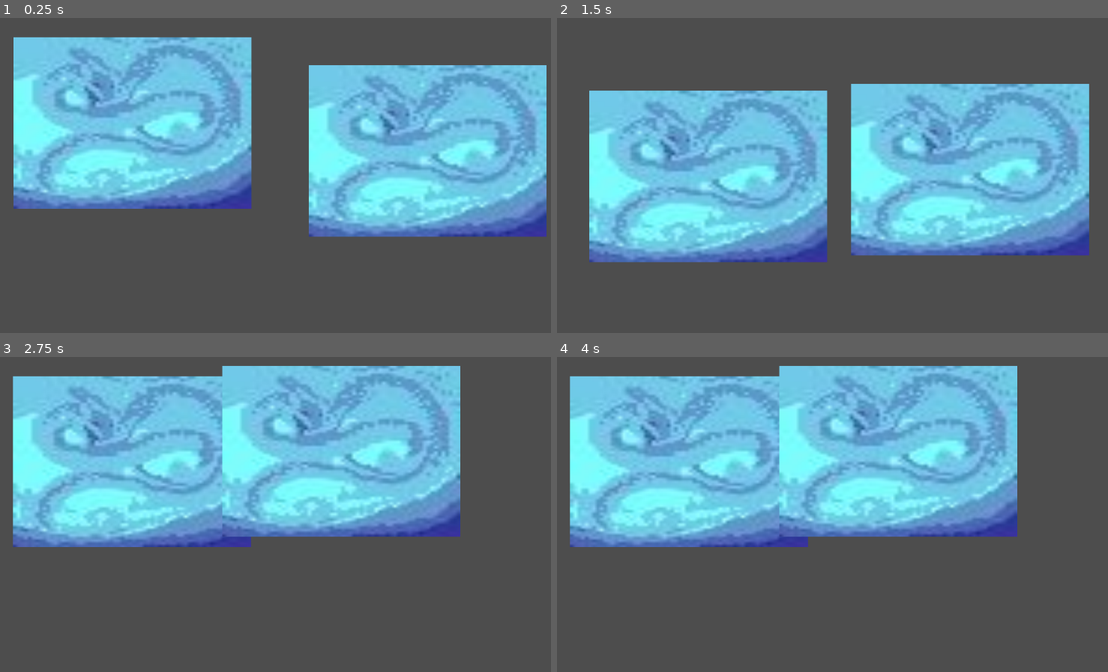
Above: before the commit, frames 1-4 (two rows, left to right).
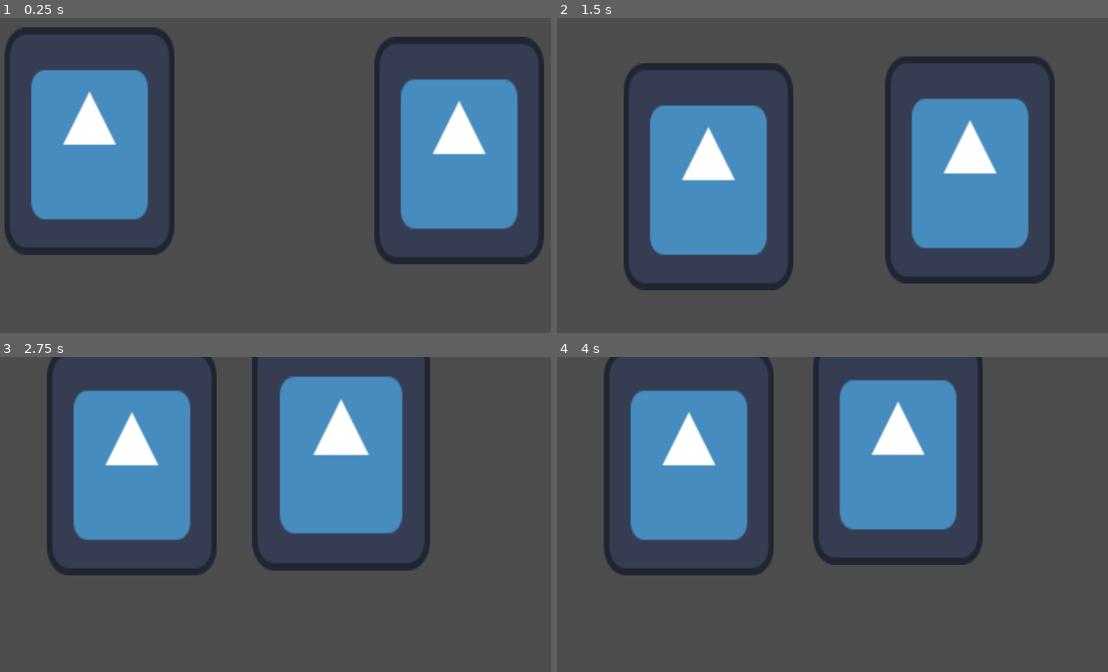
Above: after the commit, the same moments.

Repository: northryum/tutorial-jogo-de-cartas
Game: Godot game, scene res://Cenas/Main.tscn
The game is run twice, just before and just after one commit, with the same random seed, the same clock (stepped at 60 frames per second) and the same inputs. The engine's default icon, where the game draws it, is replaced by a stand-in: a white triangle on a blue panel in a dark square.
Inputs (mouse positions are in pixels of both pictures, inside the frame that each line leads up to):
- Up to frame 1 (0.25 s): no input
- Up to frame 2 (1.5 s): tap Enter at 0.5 s; move the mouse to (970, 169) at 0.52 s; click (970, 169) at 0.67 s; tap Space at 1.25 s; drag from (716, 203) to (689, 121) at 1.27 s
- Up to frame 3 (2.75 s): move the mouse to (341, 451) at 2.02 s; click (341, 451) at 2.17 s
- Up to frame 4 (4 s): tap Enter at 2.75 s; drag from (810, 593) to (898, 451) at 2.77 s; tap Space at 3.5 s; move the mouse to (1019, 574) at 3.52 s; click (1019, 574) at 3.67 s

The runs differ from the first frame. In frame 1, 49% of the frame differs, in the area x 0-100%, y 3-79%; in frame 2, 48%; in frame 3, 44%; in frame 4, 44%.
Error after the commit: Invalid assignment of property or key 'scale' with value of type 'Vector2' on a base object of type 'Nil'. (res://Scripts/Card_Manager.gd:34)

Commit message:
EP2 - Card Hover Effect
feito

Diff:
--- a/Cenas/Card.tscn
+++ b/Cenas/Card.tscn
@@ -1,19 +1,26 @@
 [gd_scene format=3 uid="uid://bj580tdiyg6cx"]
 
-[ext_resource type="Texture2D" uid="uid://bxh41mdb3liso" path="res://baixados.jpg" id="1_30bcm"]
+[ext_resource type="Texture2D" uid="uid://b1hn8oh6m4wr1" path="res://icon.svg" id="1_30bcm"]
+[ext_resource type="Script" uid="uid://dnrba5n6tw6du" path="res://Scripts/Card.gd" id="1_33wa3"]
 
-[sub_resource type="RectangleShape2D" id="RectangleShape2D_33wa3"]
-size = Vector2(461, 330)
+[sub_resource type="RectangleShape2D" id="RectangleShape2D_30bcm"]
+size = Vector2(128.78528, 129.06696)
 
 [node name="Card - Node2D" type="Node2D" unique_id=967357256]
+position = Vector2(71, -2)
+script = ExtResource("1_33wa3")
 
 [node name="Card2d - Sprite2D" type="Sprite2D" parent="." unique_id=2056597804]
-scale = Vector2(7.1406245, 5.1520963)
+scale = Vector2(2.5468748, 3.4168313)
 texture = ExtResource("1_30bcm")
 
-[node name="Area2D" type="Area2D" parent="." unique_id=56174704]
-position = Vector2(393, 155)
+[node name="Area2D" type="Area2D" parent="." unique_id=1074530169]
+scale = Vector2(2.5468748, 3.4168313)
 
-[node name="CollisionShape2D" type="CollisionShape2D" parent="Area2D" unique_id=2020046379]
-position = Vector2(-394, -156)
-shape = SubResource("RectangleShape2D_33wa3")
+[node name="CollisionShape2D" type="CollisionShape2D" parent="Area2D" unique_id=403497825]
+position = Vector2(-0.39263785, -0.29266888)
+scale = Vector2(1, 0.9999999)
+shape = SubResource("RectangleShape2D_30bcm")
+
+[connection signal="mouse_entered" from="Area2D" to="." method="_on_area_2d_mouse_entered"]
+[connection signal="mouse_exited" from="Area2D" to="." method="_on_area_2d_mouse_exited"]
--- a/Cenas/Main.tscn
+++ b/Cenas/Main.tscn
@@ -9,7 +9,7 @@
 script = ExtResource("1_675i2")
 
 [node name="Card - Node2D" parent="Card Manager - Node2D" unique_id=967357256 instance=ExtResource("2_k74ne")]
-position = Vector2(291, 202)
+position = Vector2(918, 255)
 
-[node name="Card - Node2D2" parent="Card Manager - Node2D" unique_id=1032873984 instance=ExtResource("2_k74ne")]
-position = Vector2(858, 256)
+[node name="Card - Node2D2" parent="Card Manager - Node2D" unique_id=1957006467 instance=ExtResource("2_k74ne")]
+position = Vector2(208, 237)
--- /dev/null
+++ b/Scripts/Card.gd
@@ -0,0 +1,18 @@
+extends Node2D
+
+signal hovered
+signal hovered_off
+
+
+func _ready() -> void:
+	# todas as cartas devem ser filhas de Cards_Manager
+	get_parent().connect_card_signals(self)
+
+func _on_area_2d_mouse_entered() -> void:
+	emit_signal("hovered", self)
+	pass # Replace with function body.
+
+
+func _on_area_2d_mouse_exited() -> void:
+	emit_signal("hovered_off", self)
+	pass # Replace with function body.
--- a/Scripts/Card_Manager.gd
+++ b/Scripts/Card_Manager.gd
@@ -4,6 +4,7 @@
 
 var card_being_dragged
 var screen_size
+var is_hovering_on_card
 
 func _ready() -> void:
 	screen_size = get_viewport_rect().size
@@ -20,10 +21,46 @@
 		if _event.is_pressed():
 			var card = _rayCast_check_for_card()
 			if card:
-				card_being_dragged = card
+				_start_drag(card)
 		else:
-			card_being_dragged = null
+			finish_frag()
 	pass
+
+func _start_drag(card):
+	card_being_dragged = card
+	card.scale = Vector2(1, 1)
+
+func finish_frag():
+	card_being_dragged.scale = Vector2(1.05, 1.05)
+	card_being_dragged = null
+
+func connect_card_signals(_card):
+	_card.connect("hovered", _on_hovered_ever_card)
+	_card.connect("hovered_off", _on_hovered_off_card)
+
+func _on_hovered_ever_card(_card):
+	if !is_hovering_on_card:
+		is_hovering_on_card = true
+		_highlight_card(_card, true)
+
+func _on_hovered_off_card(_card):
+	if !card_being_dragged:
+		#is_hovering_on_card = false
+		_highlight_card(_card, false)
+		# checando se esta hovered off diretamente para outra carta
+		var new_card_hovered = _rayCast_check_for_card()
+		if new_card_hovered:
+			_highlight_card(new_card_hovered, true)
+		else:
+			is_hovering_on_card = false
+
+func _highlight_card(_card, hovered):
+	if hovered:
+		_card.scale = Vector2(1.05, 1.05)
+		_card.z_index = 2
+	else:
+		_card.scale = Vector2(1, 1)
+		_card.z_index = 1
 
 func _rayCast_check_for_card():
 	var space_state = get_world_2d().direct_space_state
@@ -33,5 +70,17 @@
 	parameters.collision_mask = COLISION_MASK_CARD
 	var result = space_state.intersect_point(parameters)
 	if result.size() > 0:
-		return result[0].collider.get_parent()
+		#return result[0].collider.get_parent()
+		return _get_card_with_highest_z_index(result)
 	return null
+
+func _get_card_with_highest_z_index(_cards):
+	var highest_z_card = _cards[0].collider.get_parent()
+	var highest_z_index = highest_z_card.z_index
+
+	for i in range(1, _cards.size()):
+		var current_card = _cards[i].collider.get_parent()
+		if current_card.z_index > highest_z_index:
+			highest_z_card = current_card
+			highest_z_index = current_card.z_index
+	return highest_z_card
Not shown, added: Scripts/Card.gd.uid
Binary file removed: baixados.jpg
Not shown, removed: baixados.jpg.import
